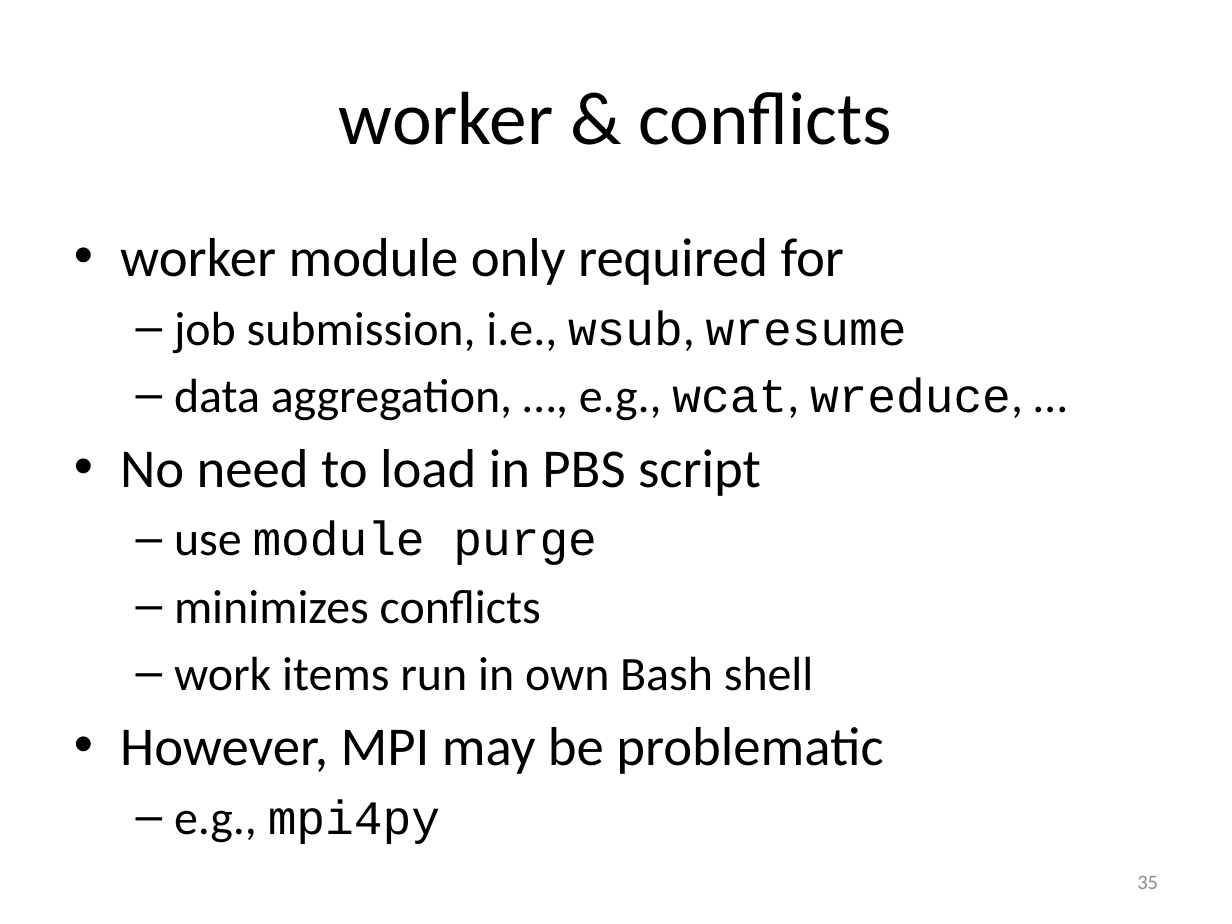
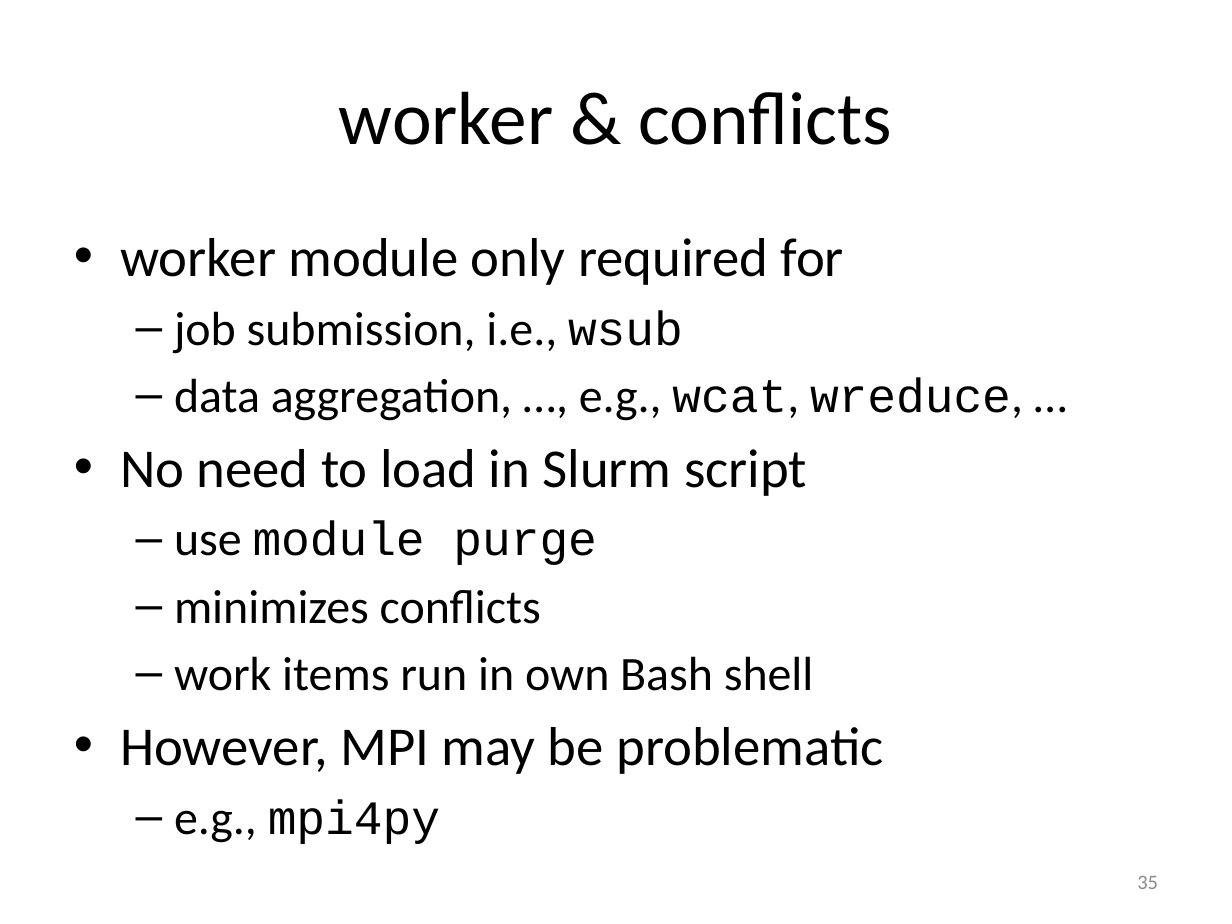
Before and after one commit to gjbex/worker-and-atools, a slide deck: slide 35 of worker_atools.pptx. Drawn at 1232x924 pixels with LibreOffice and Linux fonts; fonts in the diff are those of the drawing. Boxes give left, top, right and bottom in pixels: in the first picture for what was removed or moved away, otherwise in the second. Text is boxed around its words. In the diff, an @@ line names an element or a change of style, - is before the commit and + after.

Commit message:
Adapted worker tuning for Slurm

```diff
--- a/worker_atools.pptx
+++ b/worker_atools.pptx
@@ text at (174,310,683,354): text changed @@
-  – job submission, i.e., wsub, wresume
+  – job submission, i.e., wsub
@@ text at (120,449,807,496): text changed @@
-• No need to load in PBS script
+• No need to load in Slurm script
```
Also in this commit, not shown: 1 other slide changed.
